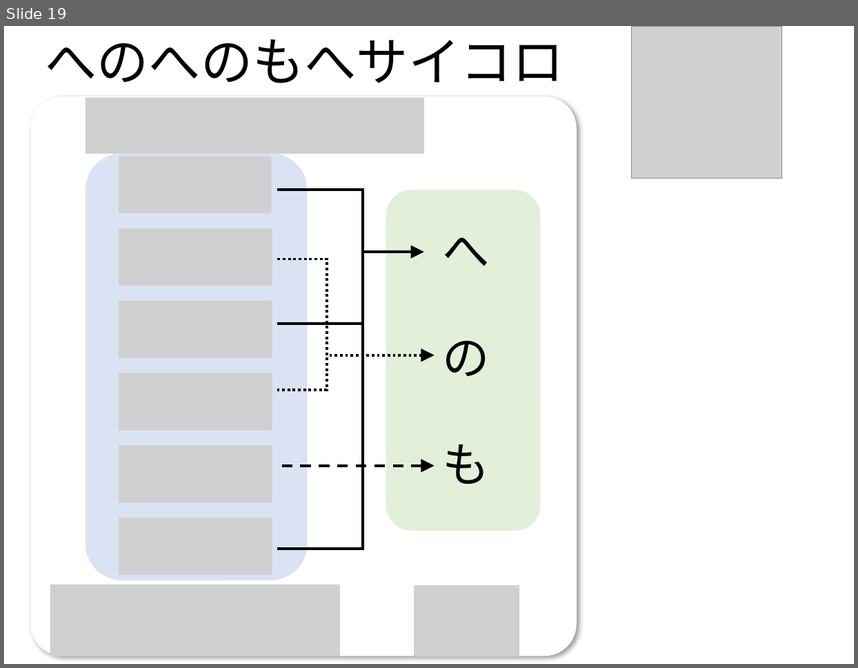
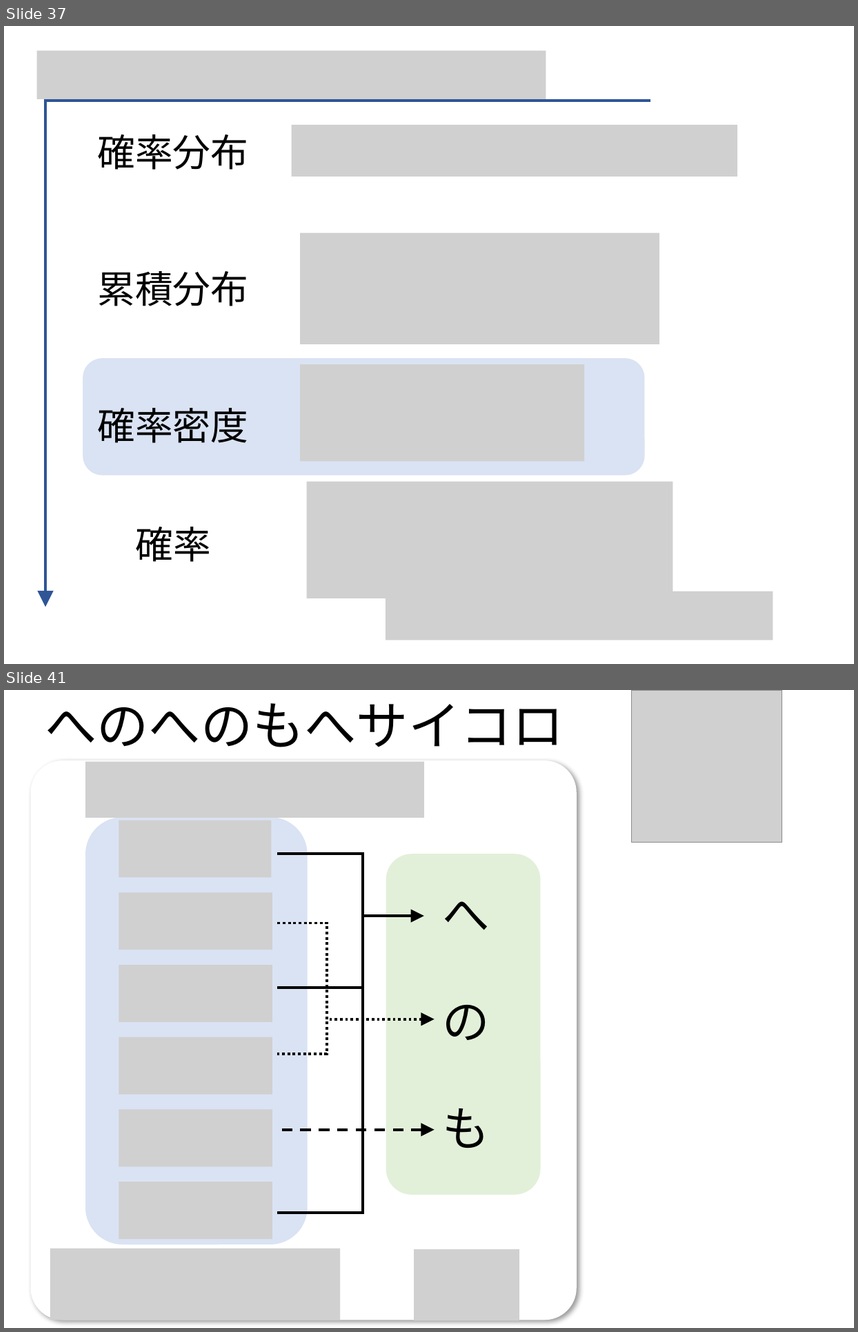
Before and after one commit to kilometer0101/TokyoR79, a slide deck: TokyoR79.pptx. Shown one above the other, each under a label of ours: slide 19 before the commit, slides 37 and 41 after it; the slides between them are not shown. The pictures are 858x668 and 858x1332 pixels, drawn with LibreOffice and Linux fonts; fonts in the diff are those of the drawing; grey boxes stand for pictures. Boxes give left, top, right and bottom in pixels: in the first picture for what was removed or moved away, otherwise in the second. Text is boxed around its words. In the diff, an @@ line names an element or a change of style, - is before the commit and + after.

```diff
--- a/TokyoR79.pptx
+++ b/TokyoR79.pptx
@@ slide 37 added at bbox=[4, 26, 854, 664], background #FFFFFF @@
@@ picture added at bbox=[37, 51, 546, 99] @@
@@ freeform shape added at bbox=[45, 101, 651, 606], outline #2F5597 2.75 pt @@
@@ picture added at bbox=[291, 125, 737, 176] @@
@@ text added at bbox=[97, 134, 248, 170], 32 pt, text #000000 @@
+確率分布
@@ picture added at bbox=[300, 232, 660, 344] @@
@@ text added at bbox=[97, 271, 248, 306], 32 pt, text #000000 @@
+累積分布
@@ rounded rectangle added at bbox=[83, 359, 645, 476], fill #DAE3F3 @@
@@ picture added at bbox=[300, 364, 584, 461] @@
@@ text added at bbox=[97, 408, 248, 443], 32 pt, text #000000 @@
+確率密度
@@ picture added at bbox=[307, 481, 673, 597] @@
@@ text added at bbox=[136, 526, 212, 561], 32 pt, text #000000 @@
+確率
@@ picture added at bbox=[386, 591, 773, 640] @@
@@ what was slide 19 is now slide 41 @@
```
Also in this commit, not shown: 8 slides changed, 24 other slides added, 1 slide removed, 2 other files.
